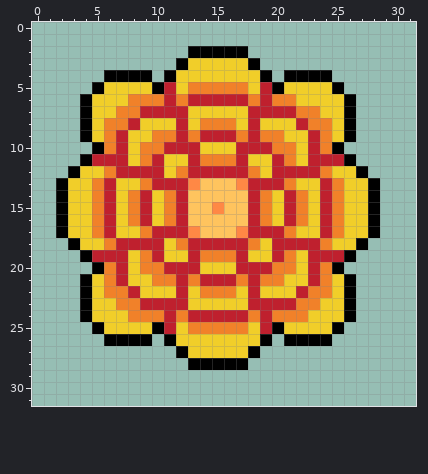
File history of a pixel-art sprite, public/images/flower1yellow.png. Above: the version before the commit.
The file is 32x32 pixels. The old version is drawn lined up with the new one.
After the commit:
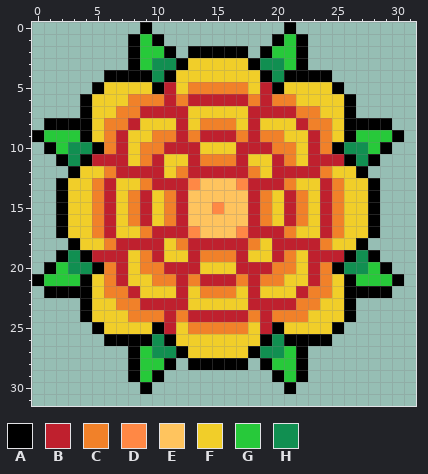
Palette (. is transparent): A #000000  B #bf202e  C #f18129  D #ff8845  E #ffc45e  F #f1ce29  G #27c93a  H #118f51
Change:
whole drawing moved by +0,-1 (the old picture is shown already moved)
The edit adds colour A in row 0 at x 9 and 21; in row 1 at x 8, 10, 20 and 22; in row 2 at x 8, 11, 19 and 22; in row 3 at x 8 and 22; in row 8 at x 1 to 3 and 27 to 29; in row 9 at x 0 and 30.
The edit adds colour A in row 10 at x 1 and 29; in row 11 at x 2 and 28; in row 19 at x 2 and 28; in row 20 at x 1 and 29; in row 21 at x 0 and 30; in row 22 at x 1 to 3 and 27 to 29.
The edit adds colour A in row 27 at x 8 and 22; in row 28 at x 8, 11, 19 and 22; in row 29 at x 8, 10, 20 and 22; in row 30 at x 9 and 21.
The edit adds colour G in row 1 at x 9 and 21; in row 2 at x 9 to 10 and 20 to 21; in row 3 at x 9 and 21; in row 9 at x 1 to 3 and 27 to 29; in row 10 at x 2 and 28; in row 20 at x 2 and 28.
The edit adds colour G in row 21 at x 1 to 3 and 27 to 29; in row 27 at x 9 and 21; in row 28 at x 9 to 10 and 20 to 21; in row 29 at x 9 and 21.
The edit adds colour H in row 3 at x 10 to 11 and 19 to 20; in row 4 at x 10 and 20; in row 10 at x 3 to 4 and 26 to 27; in row 11 at x 3 and 27; in row 19 at x 3 and 27; in row 20 at x 3 to 4 and 26 to 27.
The edit adds colour H in row 26 at x 10 and 20; in row 27 at x 10 to 11 and 19 to 20.
